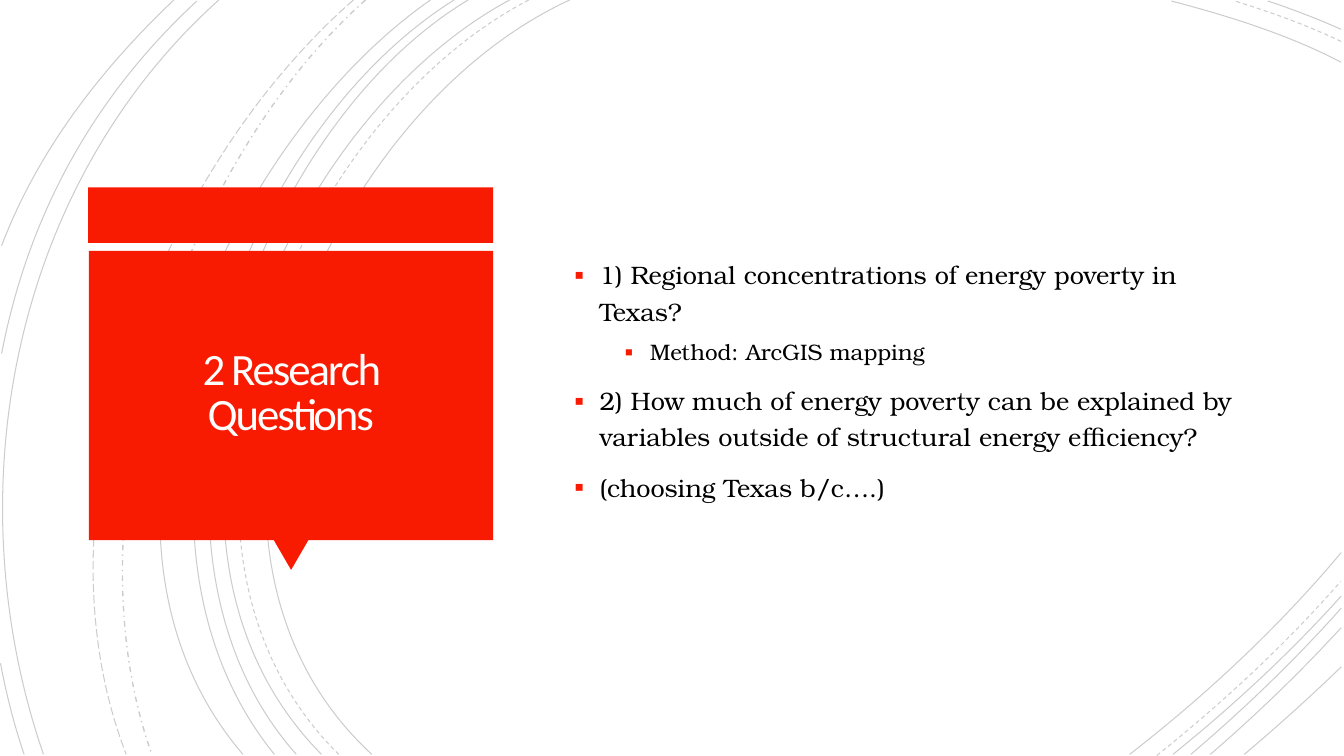
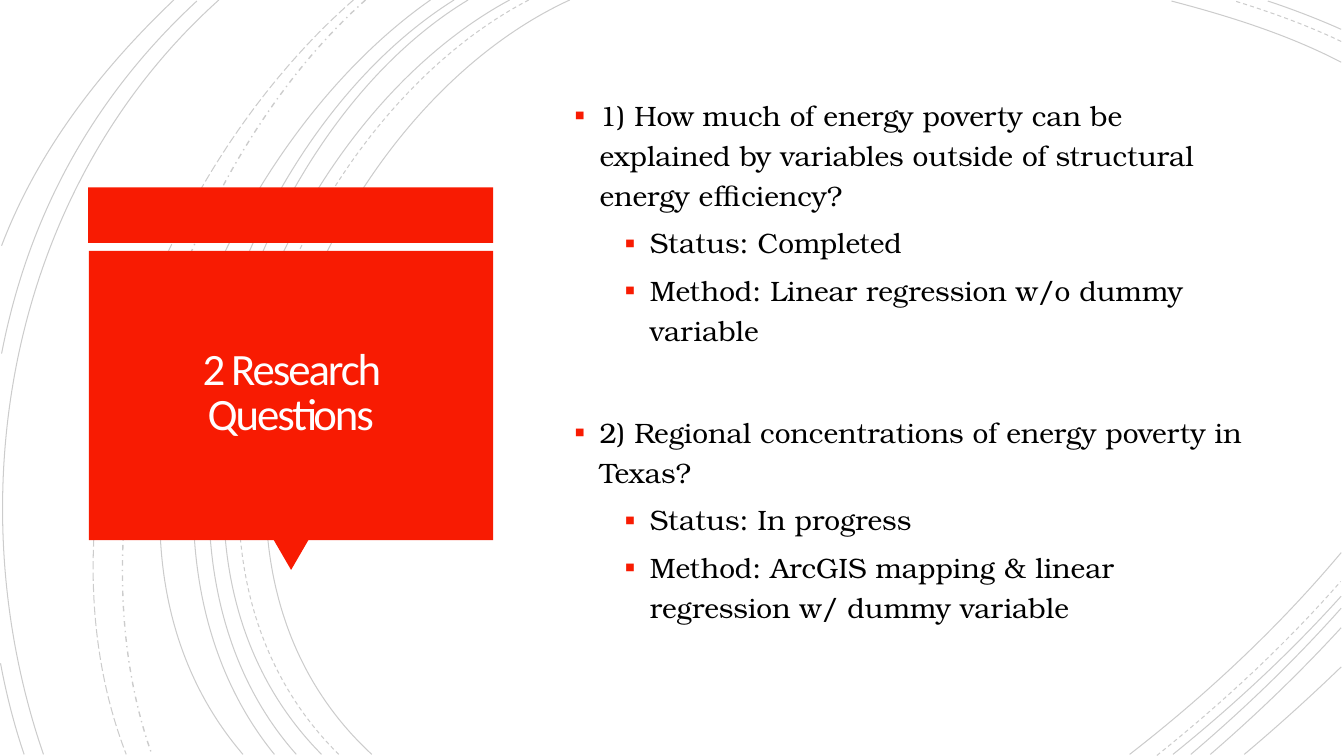
Before and after one commit to cnagbim/Data-Management-Final-Project-Agbim, a slide deck: slide 5 of writing_literature_present/final_presentation.pptx. Drawn at 1344x756 pixels with LibreOffice and Linux fonts; fonts in the diff are those of the drawing. Boxes give left, top, right and bottom in pixels: in the first picture for what was removed or moved away, otherwise in the second. Text is boxed around its words. In the diff, an @@ line names an element or a change of style, - is before the commit and + after.

```diff
--- a/writing_literature_present/final_presentation.pptx
+++ b/writing_literature_present/final_presentation.pptx
@@ text at bbox=[600, 105, 1242, 624]: text changed; size 18 to 20 pt @@
-▪ 1) Regional concentrations of energy poverty in Texas?
-  ▪ Method: ArcGIS mapping
-▪ 2) How much of energy poverty can be explained by variables outside of structural energy efficiency?
-▪ (choosing Texas b/c….)
+▪ 1) How much of energy poverty can be explained by variables outside of structural energy efficiency?
+  ▪ Status: Completed
+  ▪ Method: Linear regression w/o dummy variable
+▪ 2) Regional concentrations of energy poverty in Texas?
+  ▪ Status: In progress
+  ▪ Method: ArcGIS mapping & linear regression w/ dummy variable
```
Also in this commit, not shown: 12 other slides changed, 3 slides added, 3 slides removed, 1 other file.
